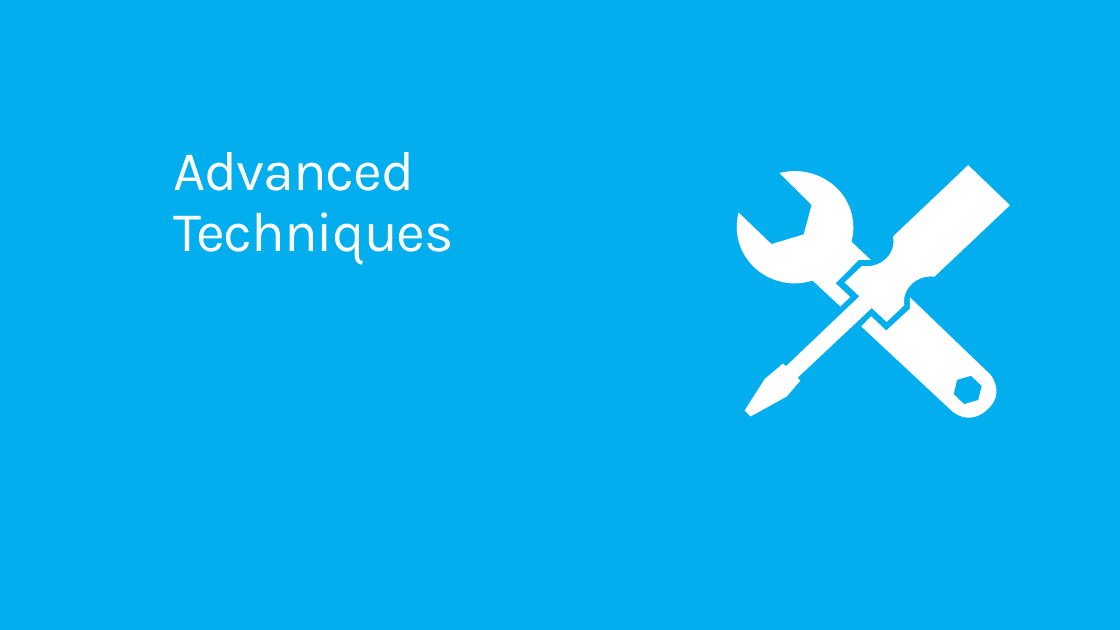
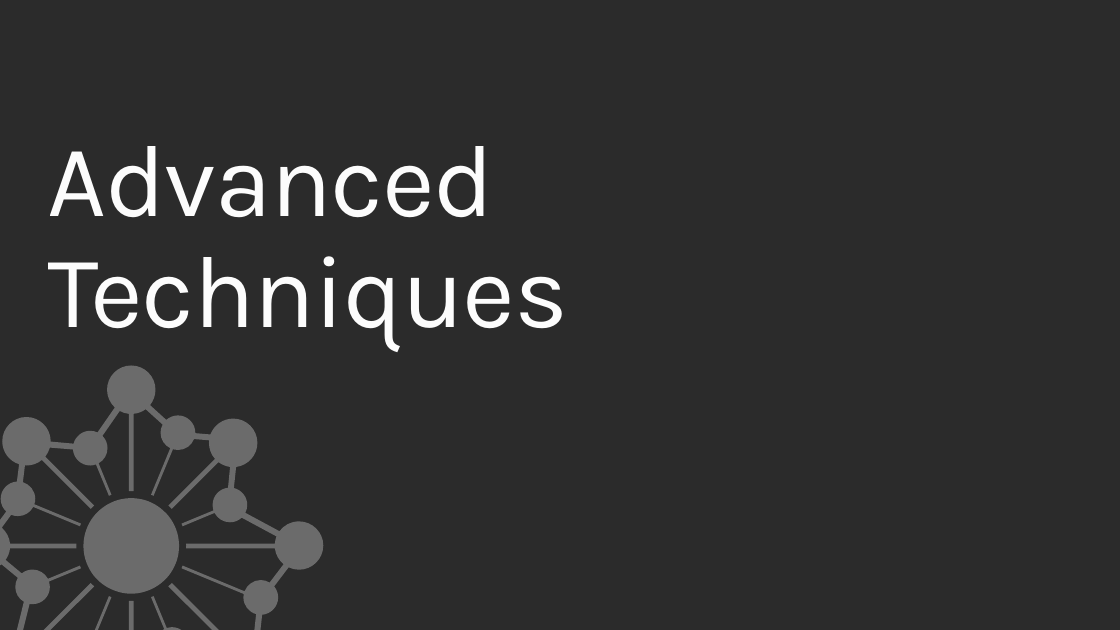
Before and after one commit to Microsoft-Web/WebTK-Presentations, a slide deck: slide 21 of DeployWebAppsToCloud/DeployWebAppsToCloud.pptx (slide 20 before the commit). Drawn at 1120x630 pixels with LibreOffice and Linux fonts; fonts in the diff are those of the drawing; background and template pictures are left out; a plain dark background stands for a picture behind light text. Boxes give left, top, right and bottom in pixels: in the first picture for what was removed or moved away, otherwise in the second. Text is boxed around its words. In the diff, an @@ line names an element or a change of style, - is before the commit and + after.

```diff
--- a/DeployWebAppsToCloud/DeployWebAppsToCloud.pptx
+++ b/DeployWebAppsToCloud/DeployWebAppsToCloud.pptx
@@ background #00AEEF to picture (left out) @@
@@ text "Advanced Techniques": place and size @@
-text "Advanced Techniques" at box(174, 152, 454, 265)
+text "Advanced Techniques" at box(48, 146, 568, 351)
@@ text "Advanced Techniques" at box(48, 146, 568, 351): size 48 to 88 pt, text colour #FFFFFF at 98% opacity to #FFFFFF, letter spacing -1 to -1.2 pt; more space between paragraphs @@
@@ freeform shape removed at box(737, 171, 871, 307) @@
@@ freeform shape removed at box(744, 166, 1010, 417) @@
@@ freeform shape removed at box(861, 297, 1006, 427) @@
@@ freeform shape added at box(0, 365, 323, 630), fill #FFFFFF at 30% opacity @@
```
Also in this commit, not shown: 24 other slides changed, 2 slides added, 1 slide removed, 6 other files.
